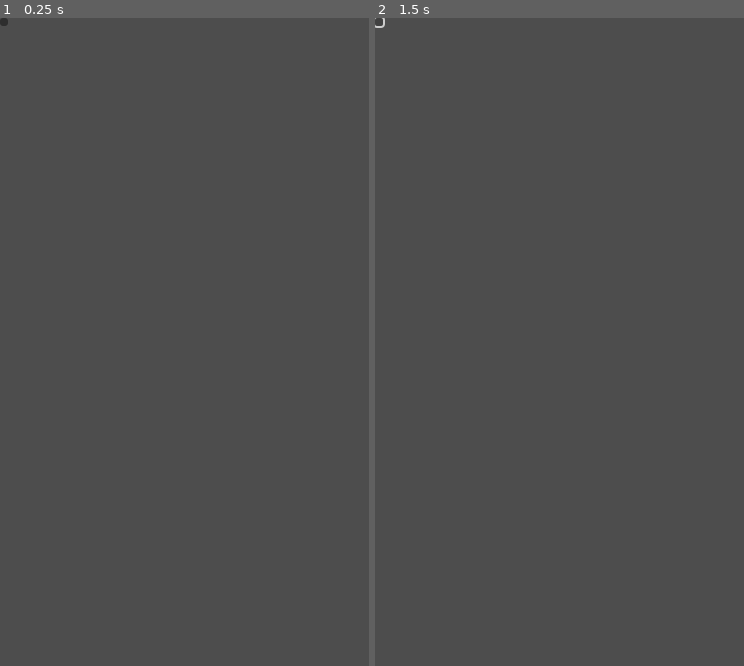
Above: before the commit, frames 1-2 (left to right).
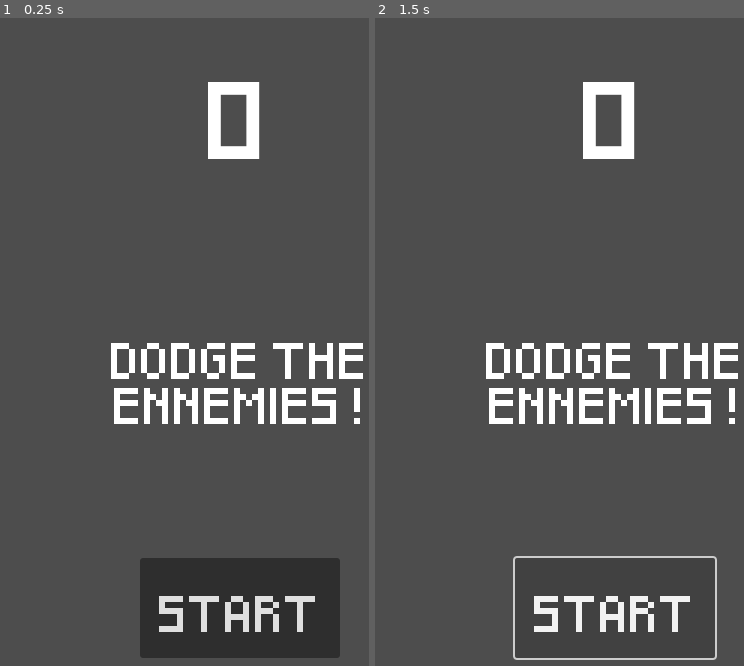
Above: after the commit, the same moments.

Repository: DrAtsiSama/PremierJeu
Game: Godot game, scene res://scenes/hud.tscn
Two runs of this game, one before a commit and one after it. Both use one fixed random seed, a clock stepped at 60 frames per second and the inputs below. This scene is started directly instead of the project's main scene.
Inputs (mouse positions are in pixels of both pictures, inside the frame that each line leads up to; where the layout moved, square brackets give the same spot in the first picture):
- Up to frame 1 (0.25 s): no input
- Up to frame 2 (1.5 s): click (614, 607) [378, 24] at 0.5 s; click (614, 607) [378, 24] at 1.25 s

The runs differ from the first frame. In frame 1, 13% of the frame differs, in the area x 0-99%, y 0-99%; in frame 2, 5.9%.

Commit message:
Hud placement

Diff:
--- a/scenes/hud.tscn
+++ b/scenes/hud.tscn
@@ -1,17 +1,57 @@
-[gd_scene format=3 uid="uid://behfnd3c1efmp"]
+[gd_scene load_steps=2 format=3 uid="uid://behfnd3c1efmp"]
+
+[ext_resource type="FontFile" uid="uid://b7tqj24gjmqen" path="res://fonts/Pixeled.ttf" id="1_3r8r0"]
 
 [node name="HUD" type="CanvasLayer"]
 
 [node name="ScoreLabel" type="Label" parent="."]
-offset_right = 40.0
-offset_bottom = 23.0
+anchors_preset = 5
+anchor_left = 0.5
+anchor_right = 0.5
+offset_left = -64.0
+offset_right = 64.0
+offset_bottom = 180.0
+grow_horizontal = 2
+theme_override_fonts/font = ExtResource("1_3r8r0")
+theme_override_font_sizes/font_size = 64
+text = "0"
+horizontal_alignment = 1
+vertical_alignment = 1
 
 [node name="Message" type="Label" parent="."]
-offset_right = 40.0
-offset_bottom = 23.0
+anchors_preset = 8
+anchor_left = 0.5
+anchor_top = 0.5
+anchor_right = 0.5
+anchor_bottom = 0.5
+offset_left = -240.0
+offset_top = -273.0
+offset_right = 240.0
+offset_bottom = 273.0
+grow_horizontal = 2
+grow_vertical = 2
+theme_override_constants/line_spacing = -39
+theme_override_fonts/font = ExtResource("1_3r8r0")
+theme_override_font_sizes/font_size = 30
+text = "DODGE THE ENNEMIES !"
+horizontal_alignment = 1
+vertical_alignment = 1
+autowrap_mode = 2
 
 [node name="StartButton" type="Button" parent="."]
-offset_right = 8.0
-offset_bottom = 8.0
+anchors_preset = 7
+anchor_left = 0.5
+anchor_top = 1.0
+anchor_right = 0.5
+anchor_bottom = 1.0
+offset_left = -100.0
+offset_top = -180.0
+offset_right = 100.0
+offset_bottom = -80.0
+grow_horizontal = 2
+grow_vertical = 0
+theme_override_fonts/font = ExtResource("1_3r8r0")
+theme_override_font_sizes/font_size = 30
+text = "START"
 
 [node name="MessageTimer" type="Timer" parent="."]
